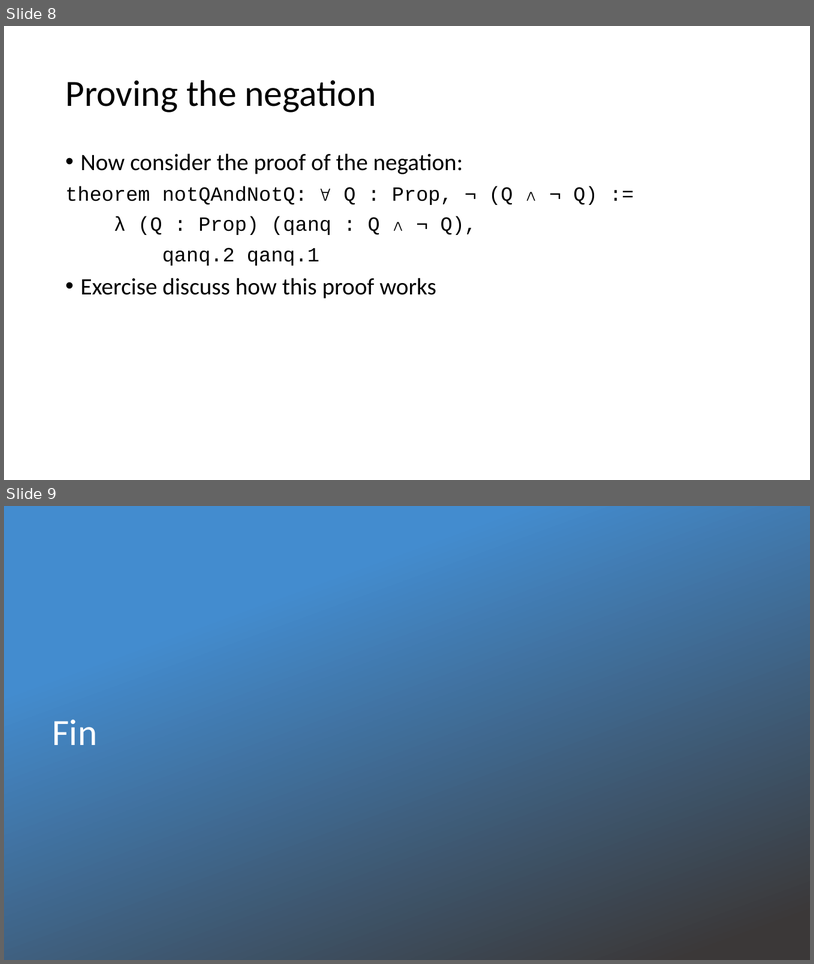
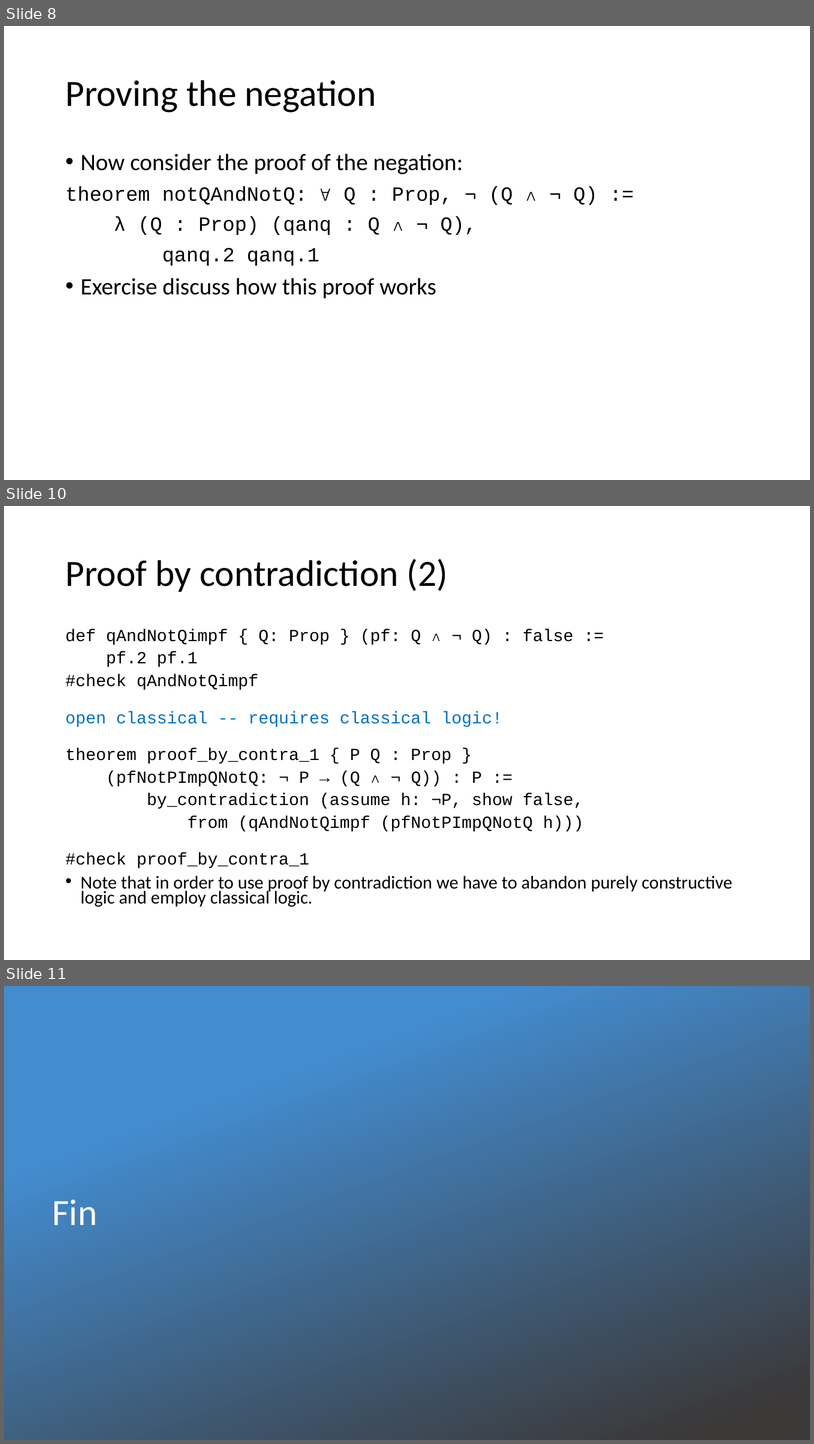
Before and after one commit to kevinsullivan/cs-dm, a slide deck: 06_Negation/Negation.pptx. Shown one above the other, each under a label of ours: slides 8 and 9 before the commit, slides 8, 10 and 11 after it; the slides between them are not shown. The pictures are 814x964 and 814x1444 pixels, drawn with LibreOffice and Linux fonts; fonts in the diff are those of the drawing; background and template pictures are left out; a plain dark background stands for a picture behind light text. Boxes give left, top, right and bottom in pixels: in the first picture for what was removed or moved away, otherwise in the second. Text is boxed around its words. In the diff, an @@ line names an element or a change of style, - is before the commit and + after.

```diff
--- a/06_Negation/Negation.pptx
+++ b/06_Negation/Negation.pptx
@@ slide 10 added at <box>4,506,810,960</box>, background #FFFFFF @@
@@ title added at <box>65,559,448,592</box>, 44 pt, text #000000 @@
+Proof by contradiction (2)
@@ text added at <box>65,629,732,907</box>, 20.1 pt, text #000000 @@
+def qAndNotQimpf { Q: Prop } (pf: Q ∧ ¬ Q) : false :=
+pf.2 pf.1
+#check qAndNotQimpf
+open classical -- requires classical logic!
+theorem proof_by_contra_1 { P Q : Prop }
+(pfNotPImpQNotQ: ¬ P → (Q ∧ ¬ Q)) : P :=
+by_contradiction (assume h: ¬P, show false,
+from (qAndNotQimpf (pfNotPImpQNotQ h)))
+#check proof_by_contra_1
+• Note that in order to use proof by contradiction we have to abandon purely constructive logic and employ classical logic.
@@ what was slide 9 is now slide 11 @@
```
Also in this commit, not shown: 1 slide changed, 1 other slide added, 1 other file.
